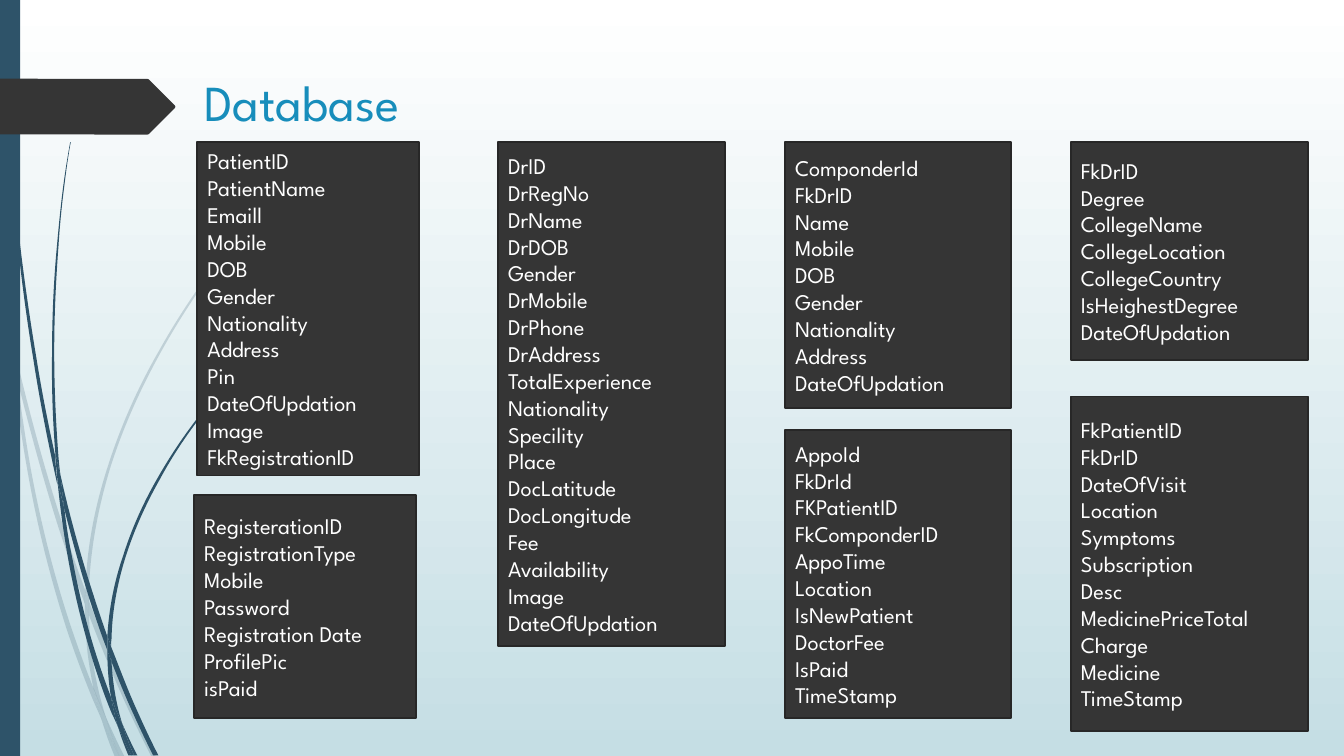
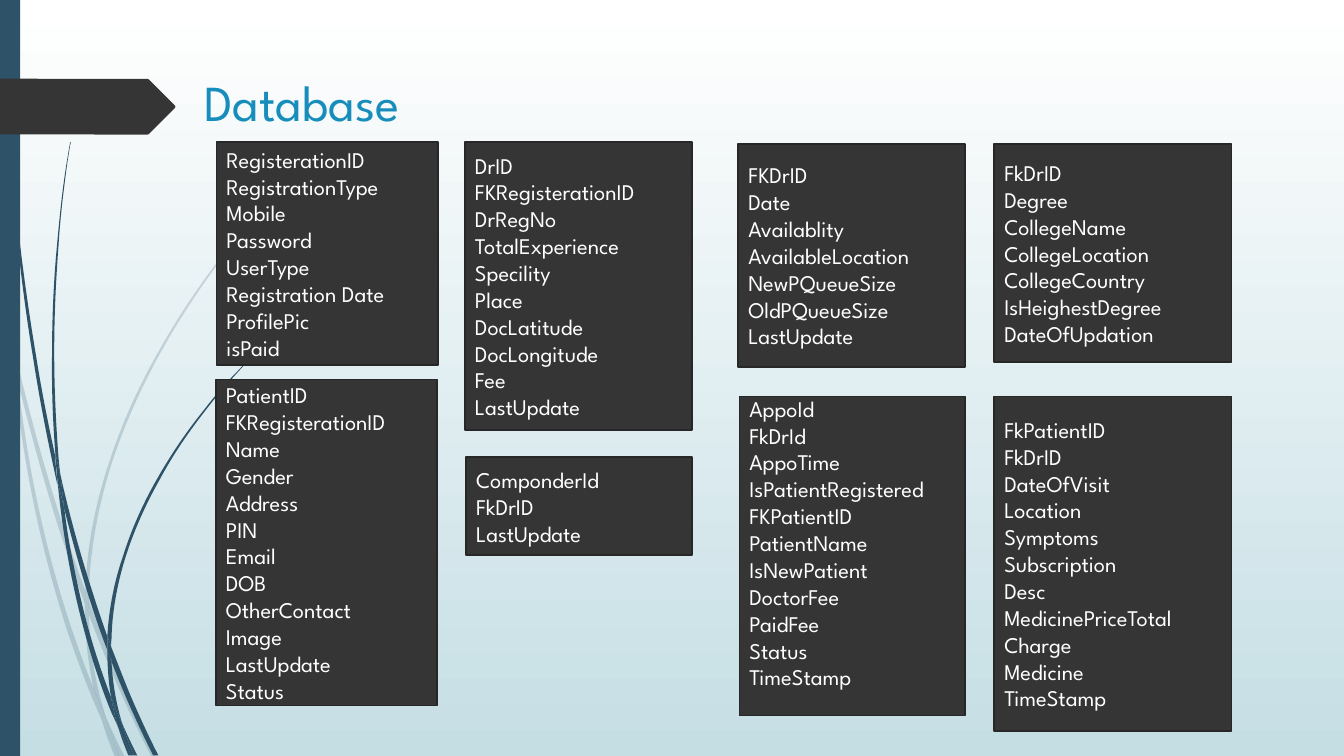
Before and after one commit to gitish/abs, a slide deck: slide 3 of docs/ABS.pptx. Drawn at 1344x756 pixels with LibreOffice and Linux fonts; fonts in the diff are those of the drawing. Boxes give left, top, right and bottom in pixels: in the first picture for what was removed or moved away, otherwise in the second. Text is boxed around its words. In the diff, an @@ line names an element or a change of style, - is before the commit and + after.

Commit message:
updating file for patient

```diff
--- a/docs/ABS.pptx
+++ b/docs/ABS.pptx
@@ rectangle "RegisterationID": place and size @@
-rectangle "RegisterationID" at (195,495,416,718)
+rectangle "RegisterationID" at (217,142,439,365)
@@ rectangle "DrID": place and size @@
-rectangle "DrID" at (498,142,725,646)
+rectangle "DrID" at (465,142,692,431)
@@ rectangle added at (738,144,965,367), fill #353535, outline #272727 1.25 pt, 16 pt, text #FFFFFF @@
+FKDrID
+Date
+Availablity
+AvailableLocation
+NewPQueueSize
+OldPQueueSize
+LastUpdate
@@ rectangle "FkDrID": place and size @@
-rectangle "FkDrID" at (1071,142,1308,361)
+rectangle "FkDrID" at (994,144,1231,363)
@@ text in rectangle at (475,185,634,205): paragraph added @@
+FKRegisterationID
@@ text in rectangle at (508,205,601,363): paragraphs removed @@
-DrName
-DrDOB
-Gender
-DrMobile
-DrPhone
-DrAddress
@@ text in rectangle at (226,260,309,280): paragraph added @@
+UserType
@@ rectangle "PatientID": place and size @@
-rectangle "PatientID" at (198,142,419,476)
+rectangle "PatientID" at (216,380,438,706)
@@ text in rectangle at (226,415,385,565): text changed @@
-PatientName
-Emaill
-Mobile
+FKRegisterationID
+Name
+Gender
+Address
+PIN
+Email
@@ text in rectangle at (475,399,580,420): text changed @@
-Availability
-Image
-DateOfUpdation
+LastUpdate
@@ text in rectangle at (508,393,609,421): paragraph removed @@
-Nationality
@@ rectangle "AppoId": place and size @@
-rectangle "AppoId" at (785,431,1011,719)
+rectangle "AppoId" at (740,396,966,715)
@@ rectangle "FkPatientID": place and size @@
-rectangle "FkPatientID" at (1071,396,1308,731)
+rectangle "FkPatientID" at (994,396,1231,731)
@@ rectangle "ComponderId": place and size @@
-rectangle "ComponderId" at (785,142,1011,408)
+rectangle "ComponderId" at (467,457,693,555)
@@ text in rectangle at (749,455,923,502): paragraphs added @@
+AppoTime
+IsPatientRegistered
@@ text in rectangle at (476,526,581,547): text changed @@
-Name
-Mobile
-DOB
-Gender
-Nationality
-Address
-DateOfUpdation
+LastUpdate
@@ text in rectangle at (749,536,867,552): text changed @@
-FkComponderID
-AppoTime
-Location
+PatientName
@@ text in rectangle at (226,602,351,619): text changed @@
-Gender
-Nationality
-Address
-Pin
-DateOfUpdation
+OtherContact
@@ text in rectangle at (749,616,819,660): text changed @@
-IsPaid
+PaidFee
+Status
@@ text in rectangle at (226,656,331,700): text changed @@
-FkRegistrationID
+LastUpdate
+Status
```
Also in this commit, not shown: 1 other file.
